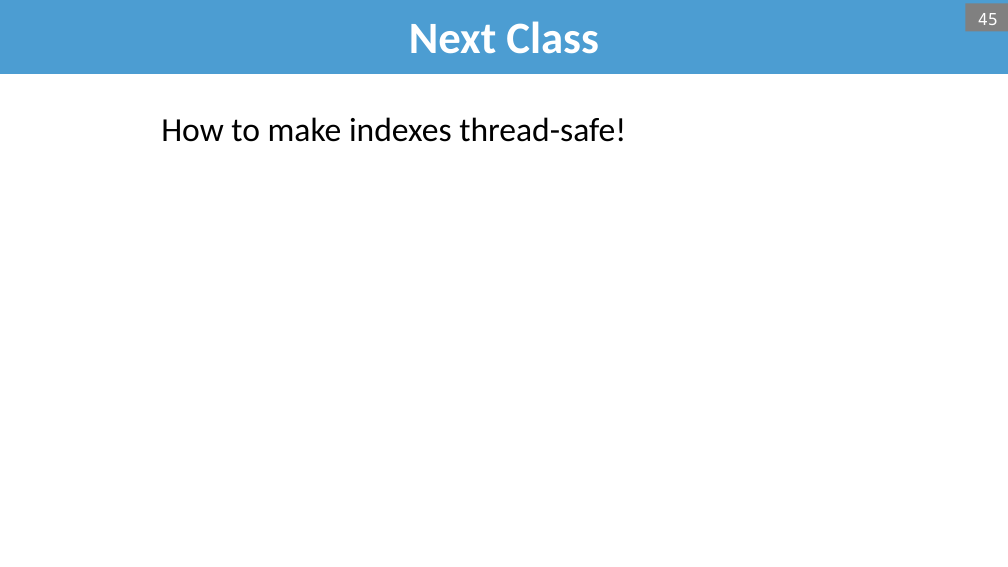
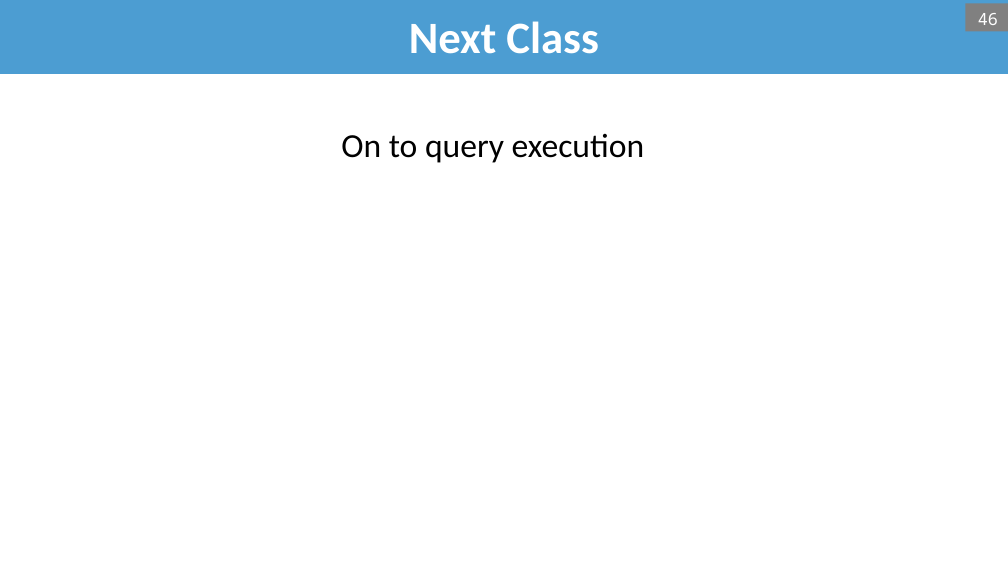
Before and after one commit to bsb20/bsb20.github.io, a slide deck: slide 46 of docs/421_f26/lectures/L11_filters_skip_list.pptx (slide 45 before the commit). Drawn at 1008x567 pixels with LibreOffice and Linux fonts; fonts in the diff are those of the drawing; background and template pictures are left out. Boxes give left, top, right and bottom in pixels: in the first picture for what was removed or moved away, otherwise in the second. Text is boxed around its words. In the diff, an @@ line names an element or a change of style, - is before the commit and + after.

```diff
--- a/docs/421_f26/lectures/L11_filters_skip_list.pptx
+++ b/docs/421_f26/lectures/L11_filters_skip_list.pptx
@@ page number at bbox=[978, 13, 998, 25]: text changed @@
-45
+46
@@ text at bbox=[341, 134, 644, 163]: text changed @@
-How to make indexes thread-safe!
+On to query execution
```
Also in this commit, not shown: 14 other slides changed, 4 slides added, 4 slides removed, 1 other file.
